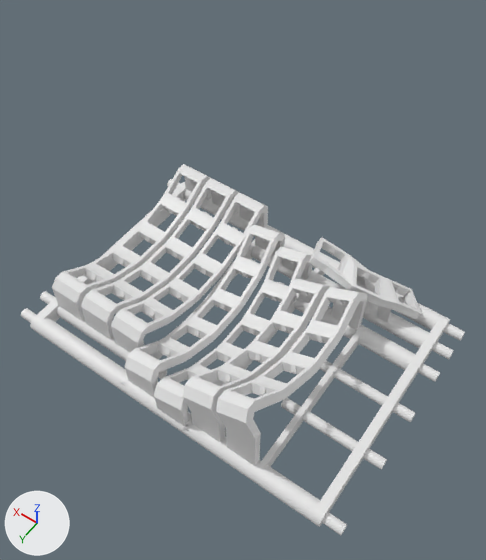
An edit to the Blender file models/blender/cuivienen.blend, drawn before and after from the same camera.
One viewpoint serves both versions: a 50 mm lens placed at (-135.0, 163.0, 311.0), pointed at (11.0, -41.0, -10.0). Every picture has the same lights, and +X, +Y and +Z are marked at lower left.

Objects in the first picture: 'beam1', 'beam2', 'boltHole2', 'boltHole5', 'col1', 'col2', 'col3', 'col4', 'col5', 'col6', 'col7', 'thumbs'.
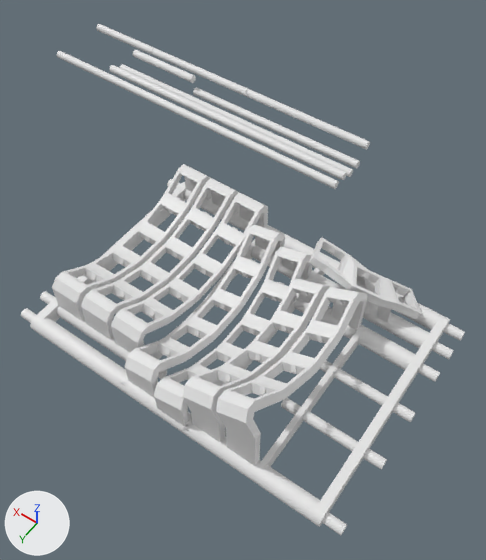
Where the change shows, as pixel boxes [x1, y1, x2, y2] in the pictures (486 x 560 px):
'bolt6.002', added: after [57, 51, 339, 189]
'bolt6.001', added: after [110, 65, 347, 180]
'bolt2.001', added: after [193, 87, 360, 169]
'bolt1.001', added: after [120, 64, 353, 177]
'bolt3.001', added: after [246, 89, 370, 149]
'bolt5.001', added: after [152, 48, 249, 96]
'bolt4.001', added: after [133, 50, 196, 83]
'bolt4_.001', added: after [96, 24, 154, 55]

Patch to the scene script:
```diff
--- a/models/blender/cuivienen.blend.py
+++ b/models/blender/cuivienen.blend.py
@@ me_cylinder_043 @@
+me_cylinder_043.from_pydata(...)  # 64 vertices, 34 faces; spans x -2.0..2.0, y -2.0..2.0, z -93.0..93.0
@@ me_cylinder_041 @@
+me_cylinder_041.from_pydata(...)  # 64 vertices, 34 faces; spans x -2.0..2.0, y -2.0..2.0, z -40.0..40.0
@@ me_cylinder_040 @@
+me_cylinder_040.from_pydata(...)  # 64 vertices, 34 faces; spans x -2.0..2.0, y -2.0..2.0, z -21.6..21.6
@@ me_cylinder_038 @@
+me_cylinder_038.from_pydata(...)  # 64 vertices, 34 faces; spans x -2.0..2.0, y -2.0..2.0, z -37.1..37.1
@@ me_cylinder_037 @@
+me_cylinder_037.from_pydata(...)  # 64 vertices, 34 faces; spans x -2.0..2.0, y -2.0..2.0, z -63.2..63.2
@@ me_cylinder_036 @@
+me_cylinder_036.from_pydata(...)  # 64 vertices, 34 faces; spans x -2.0..2.0, y -2.0..2.0, z -93.0..93.0
@@ ob_bolt6_002 @@
+ob_bolt6_002 = bpy.data.objects.new('bolt6.002', me_cylinder_043)
+ob_bolt6_002.location = (125.0, -130.0, 5.0)
+ob_bolt6_002.rotation_euler = (1.571, 0.0, 1.571)  # degrees (90, 0, 90)
+ob_bolt6_002.scale = (1.38, 1.38, 1.35)
@@ ob_bolt6_001 @@
+ob_bolt6_001 = bpy.data.objects.new('bolt6.001', me_cylinder_043.copy())
+ob_bolt6_001.location = (102.0, -140.0, 5.0)
+ob_bolt6_001.rotation_euler = (1.571, 0.0, 1.571)  # degrees (90, 0, 90)
+ob_bolt6_001.scale = (1.38, 1.38, 1.1)
@@ ob_bolt5_001 @@
+ob_bolt5_001 = bpy.data.objects.new('bolt5.001', me_cylinder_041)
+ob_bolt5_001.location = (143.0, -170.0, 10.0)
+ob_bolt5_001.rotation_euler = (1.571, 0.0, 1.571)  # degrees (90, 0, 90)
+ob_bolt5_001.scale = (1.38, 1.38, 1.1)
@@ ob_bolt4__001 @@
+ob_bolt4__001 = bpy.data.objects.new('bolt4_.001', me_cylinder_040)
+ob_bolt4__001.location = (216.0, -170.0, 10.0)
+ob_bolt4__001.rotation_euler = (1.571, 0.0, 1.571)  # degrees (90, 0, 90)
+ob_bolt4__001.scale = (1.38, 1.38, 1.32)
@@ ob_bolt4_001 @@
+ob_bolt4_001 = bpy.data.objects.new('bolt4.001', me_cylinder_040.copy())
+ob_bolt4_001.location = (169.0, -160.0, 10.0)
+ob_bolt4_001.rotation_euler = (1.571, 0.0, 1.571)  # degrees (90, 0, 90)
+ob_bolt4_001.scale = (1.38, 1.38, 1.32)
@@ ob_bolt3_001 @@
+ob_bolt3_001 = bpy.data.objects.new('bolt3.001', me_cylinder_038)
+ob_bolt3_001.location = (49.0, -170.0, 10.0)
+ob_bolt3_001.rotation_euler = (1.571, 0.0, 1.571)  # degrees (90, 0, 90)
+ob_bolt3_001.scale = (1.38, 1.38, 1.32)
@@ ob_bolt2_001 @@
+ob_bolt2_001 = bpy.data.objects.new('bolt2.001', me_cylinder_037)
+ob_bolt2_001.location = (70.0, -160.0, 0.0)
+ob_bolt2_001.rotation_euler = (1.571, 0.0, 1.571)  # degrees (90, 0, 90)
+ob_bolt2_001.scale = (1.38, 1.38, 1.1)
@@ ob_bolt1_001 @@
+ob_bolt1_001 = bpy.data.objects.new('bolt1.001', me_cylinder_036)
+ob_bolt1_001.location = (102.0, -150.0, 0.0)
+ob_bolt1_001.rotation_euler = (1.571, 0.0, 1.571)  # degrees (90, 0, 90)
+ob_bolt1_001.scale = (1.38, 1.38, 1.1)
```
